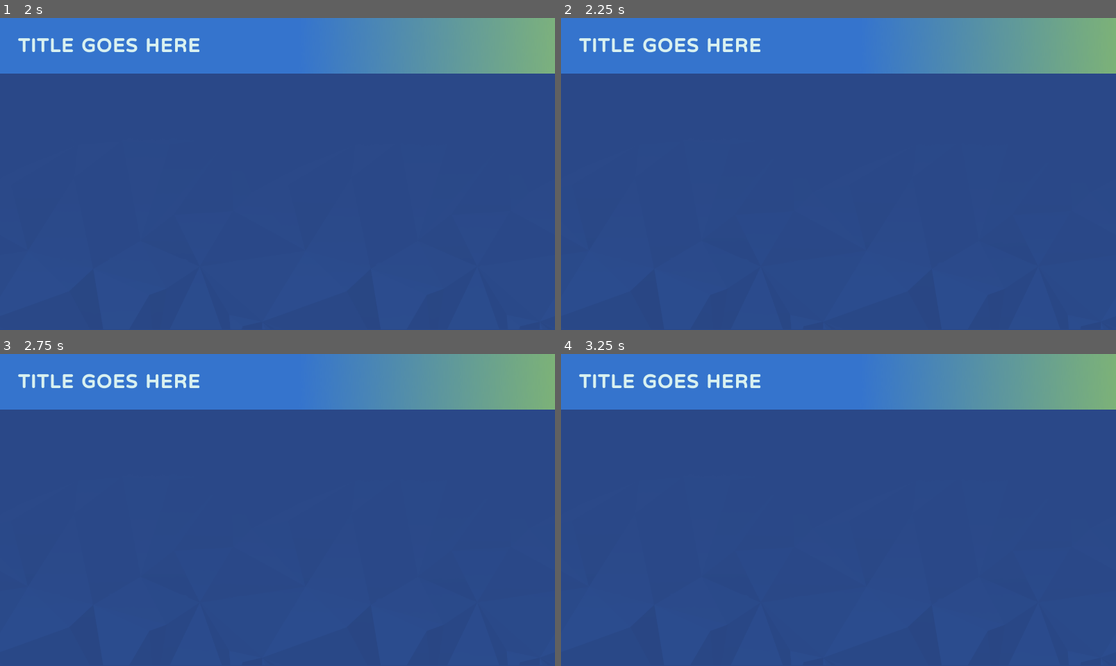
Above: before the commit, frames 1-4 (two rows, left to right).
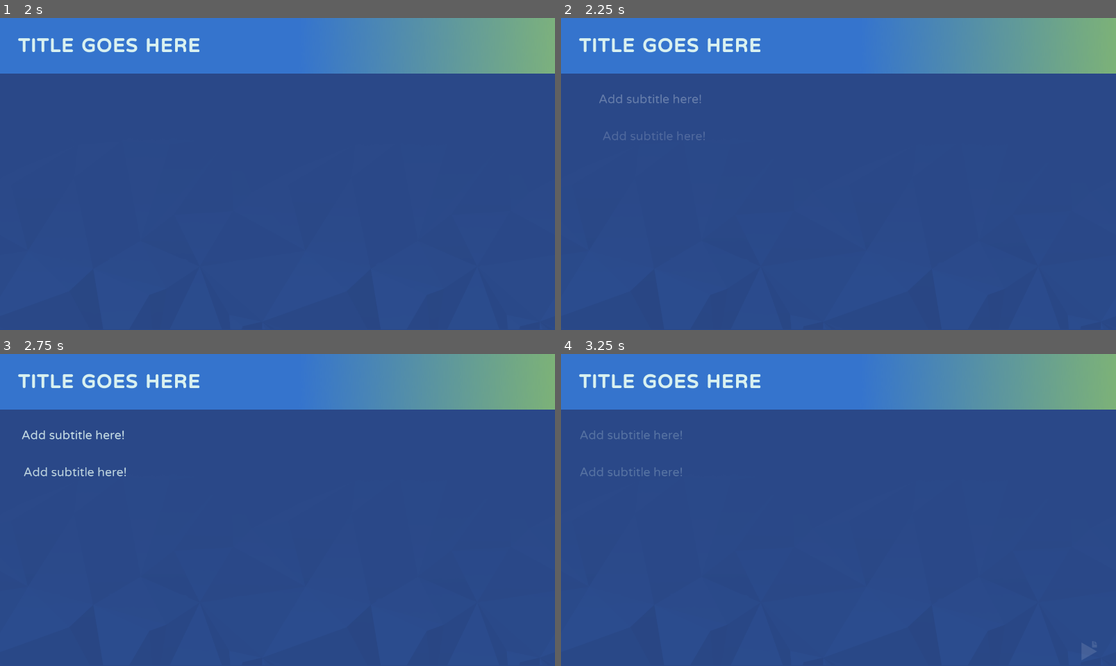
Above: after the commit, the same moments.

Repository: Tralexium/EGD
Game: Godot game, scene res://Scenes/SlidesShows/SlideShow.tscn
Two runs of this game, one before a commit and one after it. Both use one fixed random seed, a clock stepped at 60 frames per second and the inputs below. This scene is started directly instead of the project's main scene.
Inputs:
- Up to frame 1 (2 s): tap Enter (ui_accept) at 0.5, 0.6, 1.55 s; hold Right (ui_right) 0.53-1.28 s; tap Shift (jump) at 0.77, 1.52 s; hold Left (ui_left) from 1.28 s (still down); tap Z (dash) at 1.35 s
- Up to frame 2 (2.25 s): release Left (ui_left) at 2.03 s; hold Right (ui_right) from 2.03 s (still down); tap Enter (ui_accept) at 2.1 s
- Up to frame 3 (2.75 s): keep holding Right (ui_right)
- Up to frame 4 (3.25 s): keep holding Right (ui_right); tap Enter (ui_accept) at 2.85 s; tap Shift (jump) at 3.02 s

Frame 1 is identical in both runs. In frame 2, 0.3% of the frame differs, in the area x 6-26%, y 24-40%; in frame 3, 0.4%, in the area x 3-23%, y 24-40%; in frame 4, 0.4%.

Commit message:
Slide shows now have the bare bones to work

Diff:
--- a/Classes/SlideElement.gd
+++ b/Classes/SlideElement.gd
@@ -1,4 +1,13 @@
 extends Control
 class_name SlideElement
 
+signal element_finished_intro
+
 var is_active := false
+
+
+func activate_element() -> void:
+	if is_active:
+		return
+	is_active = true
+	# do animation shenanigans here...
--- /dev/null
+++ b/Resources/DynamicFonts/SubtitleFont.tres
@@ -0,0 +1,8 @@
+[gd_resource type="DynamicFont" load_steps=2 format=2]
+
+[ext_resource path="res://Assets/Fonts/VarelaRound-Regular.ttf" type="DynamicFontData" id=1]
+
+[resource]
+size = 42
+use_filter = true
+font_data = ExtResource( 1 )
--- a/Scenes/Rooms/TestEnvironment.tscn
+++ b/Scenes/Rooms/TestEnvironment.tscn
@@ -48,5 +48,6 @@
 self_modulate = Color( 0.929412, 0.286275, 0.905882, 1 )
 position = Vector2( 0, 96 )
 shape = SubResource( 1 )
+
 [connection signal="body_entered" from="SwitchColorPackTrigger" to="SwitchColorPackTrigger" method="_on_Area2D_body_entered"]
 [connection signal="body_entered" from="SwitchColorPackTrigger2" to="SwitchColorPackTrigger2" method="_on_Area2D_body_entered"]
--- /dev/null
+++ b/Scenes/SlidesShows/Slide Elements/SlideSubtitleElement.gd
@@ -0,0 +1,31 @@
+tool
+extends SlideElement
+
+export var subtitle_text := ""
+
+var fade_in_dur := 1.0
+var move_offset := 96
+onready var n_Subtitle: Label = $Subtitle
+onready var n_Tween: Tween = $Tween
+
+
+func _ready() -> void:
+	if not Engine.editor_hint:
+		n_Subtitle.self_modulate = Color.transparent
+
+
+func _process(delta: float) -> void:
+	n_Subtitle.text = subtitle_text  # So that we can see the text in the editor
+	pass
+
+
+func activate_element() -> void:
+	if is_active or Engine.editor_hint:
+		return
+
+	is_active = true
+	n_Tween.interpolate_property(n_Subtitle, "self_modulate", Color.transparent, ColorManager.light_color, fade_in_dur, Tween.TRANS_SINE, Tween.EASE_OUT)
+	n_Tween.interpolate_property(n_Subtitle, "margin_left", n_Subtitle.margin_left + move_offset, n_Subtitle.margin_left, fade_in_dur, Tween.TRANS_SINE, Tween.EASE_OUT)
+	n_Tween.start()
+	yield(n_Tween, "tween_all_completed")
+	emit_signal("element_finished_intro")
--- /dev/null
+++ b/Scenes/SlidesShows/Slide Elements/SlideSubtitleElement.tscn
@@ -0,0 +1,24 @@
+[gd_scene load_steps=3 format=2]
+
+[ext_resource path="res://Scenes/SlidesShows/Slide Elements/SlideSubtitleElement.gd" type="Script" id=1]
+[ext_resource path="res://Resources/DynamicFonts/SubtitleFont.tres" type="DynamicFont" id=2]
+
+[node name="SlideSubtitleElement" type="Control"]
+margin_right = 40.0
+margin_bottom = 14.0
+script = ExtResource( 1 )
+__meta__ = {
+"_edit_use_anchors_": false
+}
+subtitle_text = "Add subtitle here!"
+
+[node name="Subtitle" type="Label" parent="."]
+margin_right = 40.0
+margin_bottom = 14.0
+custom_fonts/font = ExtResource( 2 )
+text = "Add subtitle here!"
+__meta__ = {
+"_edit_use_anchors_": false
+}
+
+[node name="Tween" type="Tween" parent="."]
--- a/Scenes/SlidesShows/Slide.gd
+++ b/Scenes/SlidesShows/Slide.gd
@@ -1,16 +1,60 @@
-extends VBoxContainer
+extends Control
 class_name Slide
+
+signal visible_elements_finished_intro
 
 var element_node_list : Array
 var element_count := 0
+var visible_elements := 0
+var elements_that_are_fading_in := 0
+var fading_out := false
+var fade_out_dur := 1.0
+
+onready var n_Tween : Tween = $Tween
 
 
 func _ready():
-	_check_if_elements_are_valid()
-	element_node_list = get_children()
-	element_count = get_child_count()
+	_scan_for_slide_elements()
 
 
-func _check_if_elements_are_valid() -> void:
+func _scan_for_slide_elements() -> void:
+	var _elements_counted := 0
 	for _element in get_children():
-		assert(_element is SlideElement, "Element named '" + _element.name + "' is invalid!")
+		if _element is SlideElement:
+			_elements_counted += 1
+			_element.connect("element_finished_intro", self, "_on_element_finished_intro")
+			element_node_list.append(_element)
+	element_count = _elements_counted
+	assert(element_count > 0, "No slide elements present!")
+
+
+func show_next_element() -> void:
+	if visible_elements >= element_count:
+		_end_slide()
+		return
+
+	element_node_list[visible_elements].activate_element()
+	visible_elements += 1
+	elements_that_are_fading_in += 1
+
+
+func all_elements_visible() -> bool:
+	return visible_elements == element_count and elements_that_are_fading_in == 0
+
+
+func _end_slide() -> void:
+	if fading_out:
+		return
+
+	fading_out = true
+	n_Tween.interpolate_property(self, "modulate", self.modulate, Color.transparent, fade_out_dur, Tween.TRANS_CUBIC, Tween.EASE_OUT)
+	n_Tween.start()
+	yield(n_Tween, "tween_all_completed")
+
+	queue_free()
+
+
+func _on_element_finished_intro() -> void:
+	elements_that_are_fading_in -= 1
+	if elements_that_are_fading_in == 0:
+		emit_signal("visible_elements_finished_intro")
--- a/Scenes/SlidesShows/Slide.tscn
+++ b/Scenes/SlidesShows/Slide.tscn
@@ -5,7 +5,10 @@
 [node name="Slide" type="VBoxContainer"]
 anchor_right = 1.0
 anchor_bottom = 1.0
+custom_constants/separation = 128
 script = ExtResource( 1 )
 __meta__ = {
 "_edit_use_anchors_": false
 }
+
+[node name="Tween" type="Tween" parent="."]
--- a/Scenes/SlidesShows/SlideShow.gd
+++ b/Scenes/SlidesShows/SlideShow.gd
@@ -6,24 +6,30 @@
 
 var intro_fade_dur := 0.5
 var title_fade_in_dur := 1.0
+var arrow_wiggle_dist := 32
+var arrow_wiggle_dur := 1.0
+var arrow_fade_dur := 1.0
 var has_finished_intro := false
-var slide_element_count := 0
+var slide_count := 0
+var current_slide_num := 0
+var n_Current_slide : Slide
 
 onready var n_Tween : Tween = $Tween
+onready var n_ArrowTween : Tween = $ArrowTween
+onready var n_SlideArrowTween : Tween = $SlideArrowTween
 onready var n_Title : Label = $VBoxContainer/TitleBarBGColor/Title
+onready var n_SlideMargin : MarginContainer = $VBoxContainer/ContentsBGColor/SlideMargin
 onready var n_NextArrow : TextureRect = $VBoxContainer/ContentsBGColor/NextArrow
+onready var n_NextSlideArrow : TextureRect = $VBoxContainer/ContentsBGColor/NextSlideArrow
 onready var n_ContentsBGTexture : TextureRect = $VBoxContainer/ContentsBGColor/Texture
 onready var n_TitleBarFade : TextureRect = $VBoxContainer/TitleBarBGColor/TitleBarFade
 onready var n_TitleBarBGColor : ColorRect = $VBoxContainer/TitleBarBGColor
 onready var n_ContentsBGColor : ColorRect = $VBoxContainer/ContentsBGColor
 onready var n_IntroFade : ColorRect = $IntroFade
 
-onready var t_NextElementArrow := preload("res://Assets/Slide Show Elements/Next Slide Element Arrow.png")
-onready var t_NextSlideArrow := preload("res://Assets/Slide Show Elements/Next Slide Arrow.png")
-
 
 func _ready() -> void:
-	_check_if_slides_are_valid()
+	slide_count = slides.size()
 	_do_intro()
 
 
@@ -32,15 +38,8 @@
 		return
 
 	if Input.is_action_just_pressed("ui_accept"):
-		# Check
-		print("yeeep")
-
-
-func _check_if_slides_are_valid() -> void:
-	var _slide_num := 0
-	for _slide in slides:
-		assert(_slide is Slide, "Slide num " + str(_slide_num) + " is invalid!")
-		_slide_num += 1
+		_proceed_slide()
+		_hide_arrows()
 
 
 func _do_intro() -> void:
@@ -63,17 +62,46 @@
 	n_Tween.start()
 	yield(n_Tween, "tween_all_completed")
 
+	n_ArrowTween.interpolate_property(n_NextArrow, "rect_position", n_NextArrow.rect_position, n_NextArrow.rect_position - Vector2(0, arrow_wiggle_dist), arrow_wiggle_dur, Tween.TRANS_SINE, Tween.EASE_IN_OUT)
+	n_ArrowTween.interpolate_property(n_NextArrow, "rect_position", n_NextArrow.rect_position - Vector2(0, arrow_wiggle_dist), n_NextArrow.rect_position, arrow_wiggle_dur, Tween.TRANS_SINE, Tween.EASE_IN_OUT, arrow_wiggle_dur)
+	n_ArrowTween.start()
+
+	n_SlideArrowTween.interpolate_property(n_NextSlideArrow, "rect_position", n_NextSlideArrow.rect_position, n_NextSlideArrow.rect_position - Vector2(arrow_wiggle_dist, 0), arrow_wiggle_dur, Tween.TRANS_SINE, Tween.EASE_IN_OUT)
+	n_SlideArrowTween.interpolate_property(n_NextSlideArrow, "rect_position", n_NextSlideArrow.rect_position - Vector2(arrow_wiggle_dist, 0), n_NextSlideArrow.rect_position, arrow_wiggle_dur, Tween.TRANS_SINE, Tween.EASE_IN_OUT, arrow_wiggle_dur)
+	n_SlideArrowTween.start()
+
 	_finish_intro()
 
 
 func _finish_intro() -> void:
 	has_finished_intro = true
 	emit_signal("finished_slideshow_intro")
-	_show_next_element()
+	_add_next_slide_to_tree()
+	_proceed_slide()
 
 
-func _show_next_element() -> void:
+func _add_next_slide_to_tree() -> void:
+	if current_slide_num == slide_count:
+		# End slideshow
+		_end_slideshow()
+		return
+	else:
+		# Next slide
+		n_Current_slide = slides[current_slide_num].instance()
+		assert(n_Current_slide is Slide, "Slide num " + str(current_slide_num) + " is invalid!")
+		n_Current_slide.connect("visible_elements_finished_intro", self, "_on_visible_elements_finished_intro")
+		n_Current_slide.connect("tree_exited", self, "_on_slide_tree_exited")
+		n_SlideMargin.add_child(n_Current_slide)
+		current_slide_num += 1
+
+
+func _end_slideshow() -> void:
+	# TODO
 	pass
+
+
+func _proceed_slide() -> void:
+	n_Current_slide.show_next_element()
 
 
 func _update_node_colors() -> void:
@@ -82,3 +110,23 @@
 	n_TitleBarBGColor.color = ColorManager.primary_color
 	n_IntroFade.color = ColorManager.primary_color
 	n_ContentsBGColor.color = ColorManager.dark_color
+
+
+func _hide_arrows() -> void:
+	n_Tween.stop_all()
+	n_NextArrow.self_modulate = Color.transparent
+	n_NextSlideArrow.self_modulate = Color.transparent
+
+
+func _on_visible_elements_finished_intro() -> void:
+	n_Tween.stop_all()
+	if n_Current_slide.all_elements_visible():
+		n_Tween.interpolate_property(n_NextSlideArrow, "self_modulate", n_NextSlideArrow.self_modulate, ColorManager.light_color, arrow_fade_dur, Tween.TRANS_SINE, Tween.EASE_OUT)
+	else:
+		n_Tween.interpolate_property(n_NextArrow, "self_modulate", n_NextSlideArrow.self_modulate, ColorManager.light_color, arrow_fade_dur, Tween.TRANS_SINE, Tween.EASE_OUT)
+	n_Tween.start()
+
+
+func _on_slide_tree_exited() -> void:
+	_add_next_slide_to_tree()
+	_proceed_slide()
--- a/Scenes/SlidesShows/SlideShow.tscn
+++ b/Scenes/SlidesShows/SlideShow.tscn
@@ -1,10 +1,12 @@
-[gd_scene load_steps=6 format=2]
+[gd_scene load_steps=8 format=2]
 
 [ext_resource path="res://Resources/DynamicFonts/SlideshowTitleFont.tres" type="DynamicFont" id=1]
 [ext_resource path="res://Scenes/SlidesShows/SlideShow.gd" type="Script" id=2]
 [ext_resource path="res://Assets/Slide Show Elements/Next Slide Element Arrow.png" type="Texture" id=3]
 [ext_resource path="res://Assets/Slide Show Elements/Titlebar Fade.png" type="Texture" id=4]
 [ext_resource path="res://Assets/Slide Show Elements/Slideshow BG Texture.png" type="Texture" id=5]
+[ext_resource path="res://Scenes/SlidesShows/Slides/Category 1/C1S1.tscn" type="PackedScene" id=6]
+[ext_resource path="res://Assets/Slide Show Elements/Next Slide Arrow.png" type="Texture" id=7]
 
 [node name="SlideShow" type="Control"]
 anchor_right = 1.0
@@ -13,6 +15,7 @@
 __meta__ = {
 "_edit_use_anchors_": false
 }
+slides = [ ExtResource( 6 ), ExtResource( 6 ) ]
 
 [node name="VBoxContainer" type="VBoxContainer" parent="."]
 anchor_right = 1.0
@@ -86,6 +89,34 @@
 margin_bottom = -24.0
 texture = ExtResource( 3 )
 stretch_mode = 4
+__meta__ = {
+"_edit_use_anchors_": false
+}
+
+[node name="NextSlideArrow" type="TextureRect" parent="VBoxContainer/ContentsBGColor"]
+self_modulate = Color( 1, 1, 1, 0 )
+anchor_left = 1.0
+anchor_top = 1.0
+anchor_right = 1.0
+anchor_bottom = 1.0
+margin_left = -96.0
+margin_top = -88.0
+margin_right = -32.0
+margin_bottom = -18.0
+texture = ExtResource( 7 )
+stretch_mode = 4
+__meta__ = {
+"_edit_use_anchors_": false
+}
+
+[node name="SlideMargin" type="MarginContainer" parent="VBoxContainer/ContentsBGColor"]
+anchor_right = 1.0
+anchor_bottom = 1.0
+custom_constants/margin_top = 64
+custom_constants/margin_left = 64
+__meta__ = {
+"_edit_use_anchors_": false
+}
 
 [node name="IntroFade" type="ColorRect" parent="."]
 visible = false
@@ -96,3 +127,11 @@
 }
 
 [node name="Tween" type="Tween" parent="."]
+
+[node name="ArrowTween" type="Tween" parent="."]
+repeat = true
+playback/repeat = true
+
+[node name="SlideArrowTween" type="Tween" parent="."]
+repeat = true
+playback/repeat = true
--- /dev/null
+++ b/Scenes/SlidesShows/Slides/Category 1/C1S1.tscn
@@ -0,0 +1,15 @@
+[gd_scene load_steps=3 format=2]
+
+[ext_resource path="res://Scenes/SlidesShows/Slide.tscn" type="PackedScene" id=1]
+[ext_resource path="res://Scenes/SlidesShows/Slide Elements/SlideSubtitleElement.tscn" type="PackedScene" id=2]
+
+[node name="C1S1" instance=ExtResource( 1 )]
+
+[node name="SlideSubtitleElement" parent="." index="1" instance=ExtResource( 2 )]
+margin_right = 1920.0
+margin_bottom = 0.0
+
+[node name="SlideSubtitleElement2" parent="." index="2" instance=ExtResource( 2 )]
+margin_top = 128.0
+margin_right = 1920.0
+margin_bottom = 128.0
--- a/project.godot
+++ b/project.godot
@@ -14,7 +14,7 @@
 "language": "GDScript",
 "path": "res://Classes/ColorPack.gd"
 }, {
-"base": "VBoxContainer",
+"base": "Control",
 "class": "Slide",
 "language": "GDScript",
 "path": "res://Scenes/SlidesShows/Slide.gd"
